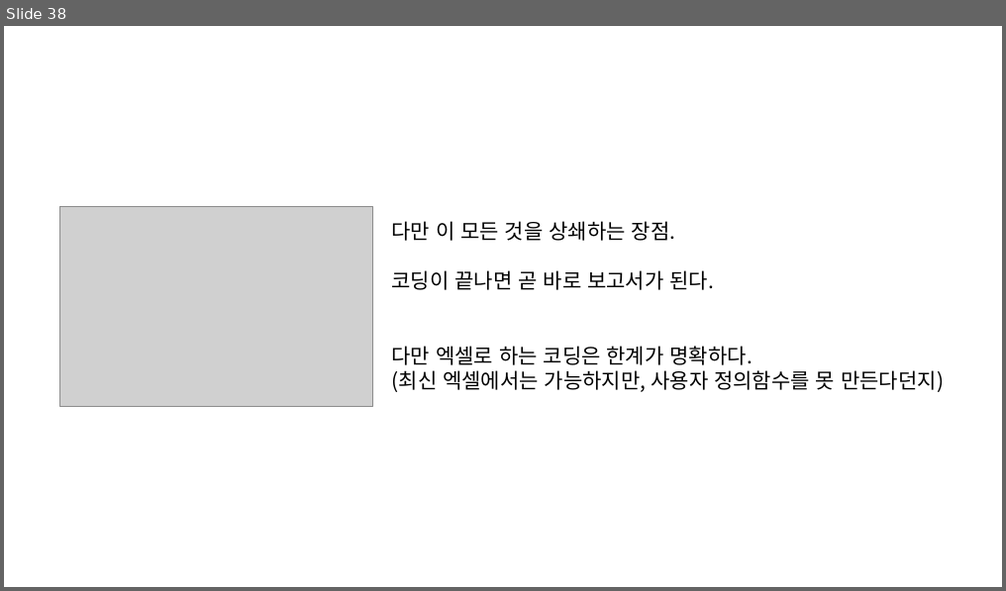
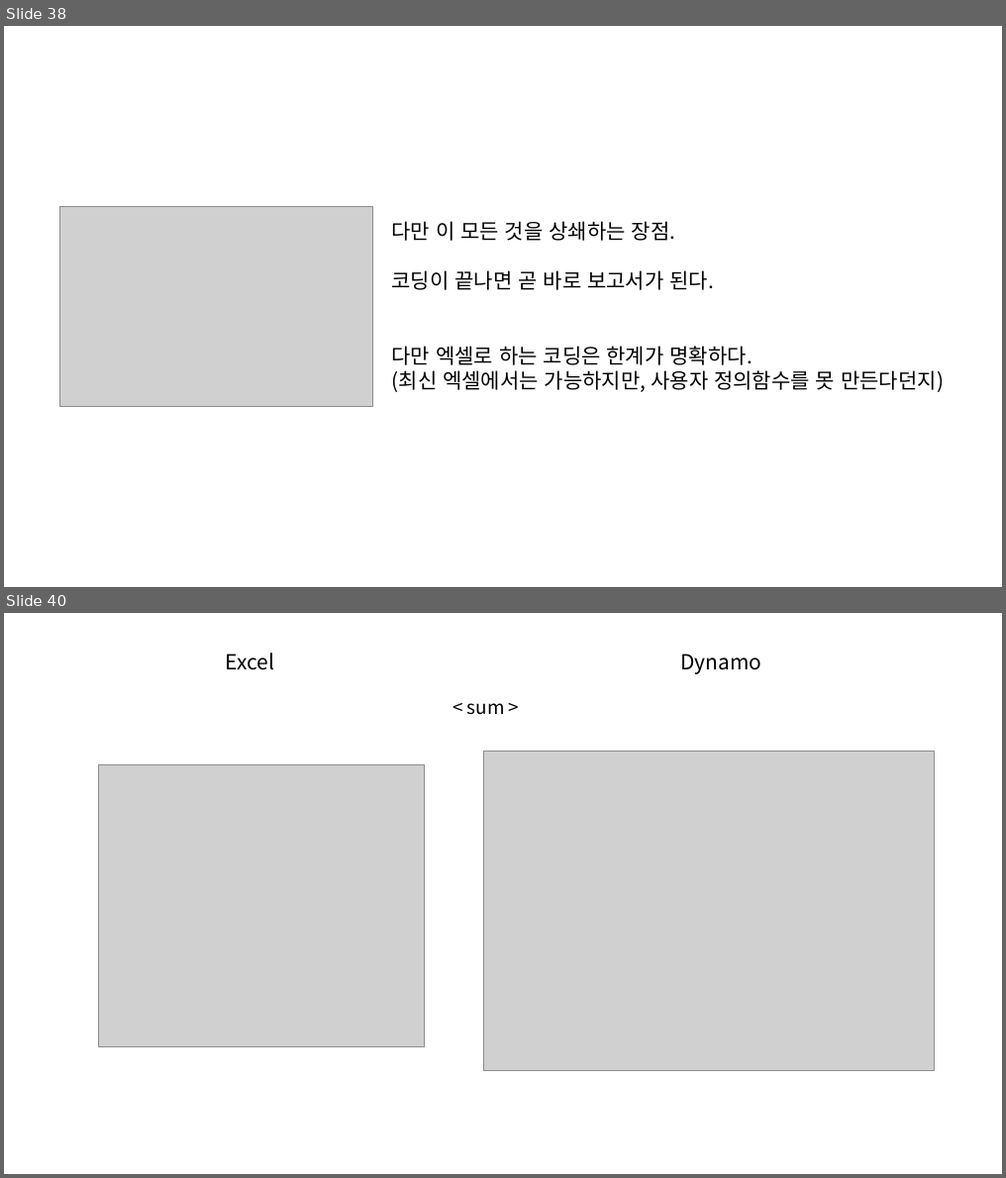
Before and after one commit to hnanmal/mkcljpt_volume, a slide deck: documentum/건축심화세미나(2022)/최종발표/4. 동적문서를 활용한 구조프로그램 작성 - 장만규 매니저, 황재승 매니저/추가발표자료.pptx. Shown one above the other, each under a label of ours: slide 38 before the commit, slides 38 and 40 after it; the slides between them are not shown. The pictures are 1006x591 and 1006x1178 pixels, drawn with LibreOffice and Linux fonts; fonts in the diff are those of the drawing; grey boxes stand for pictures. Boxes give left, top, right and bottom in pixels: in the first picture for what was removed or moved away, otherwise in the second. Text is boxed around its words. In the diff, an @@ line names an element or a change of style, - is before the commit and + after.

```diff
--- a/documentum/건축심화세미나(2022)/최종발표/4. 동적문서를 활용한 구조프로그램 작성 - 장만규 매니저, 황재승 매니저/추가발표자료.pptx
+++ b/documentum/건축심화세미나(2022)/최종발표/4. 동적문서를 활용한 구조프로그램 작성 - 장만규 매니저, 황재승 매니저/추가발표자료.pptx
@@ slide 40 added at bbox=[4, 613, 1002, 1174], background #FFFFFF @@
@@ text added at bbox=[226, 653, 275, 670], 20 pt, text #000000 @@
+Excel
@@ text added at bbox=[680, 654, 761, 674], 20 pt, text #000000 @@
+Dynamo
@@ text added at bbox=[467, 703, 505, 715], 18 pt, text #000000 @@
+< sum >
@@ picture added at bbox=[483, 751, 934, 1070] @@
@@ picture added at bbox=[99, 765, 425, 1048] @@
```
Also in this commit, not shown: 2 slides changed, 6 other slides added.
